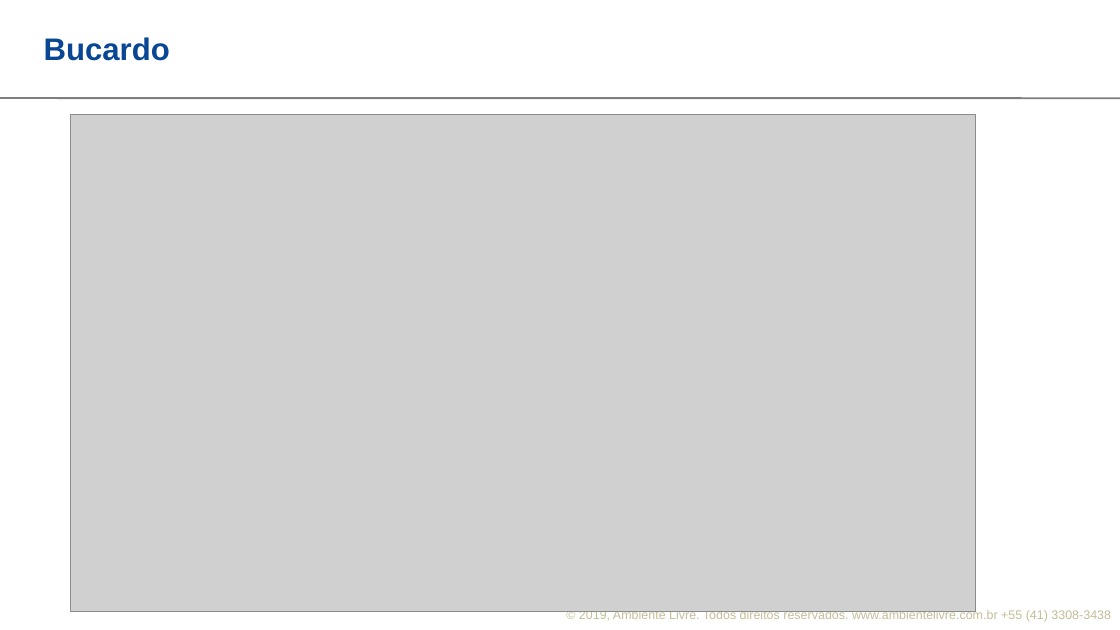
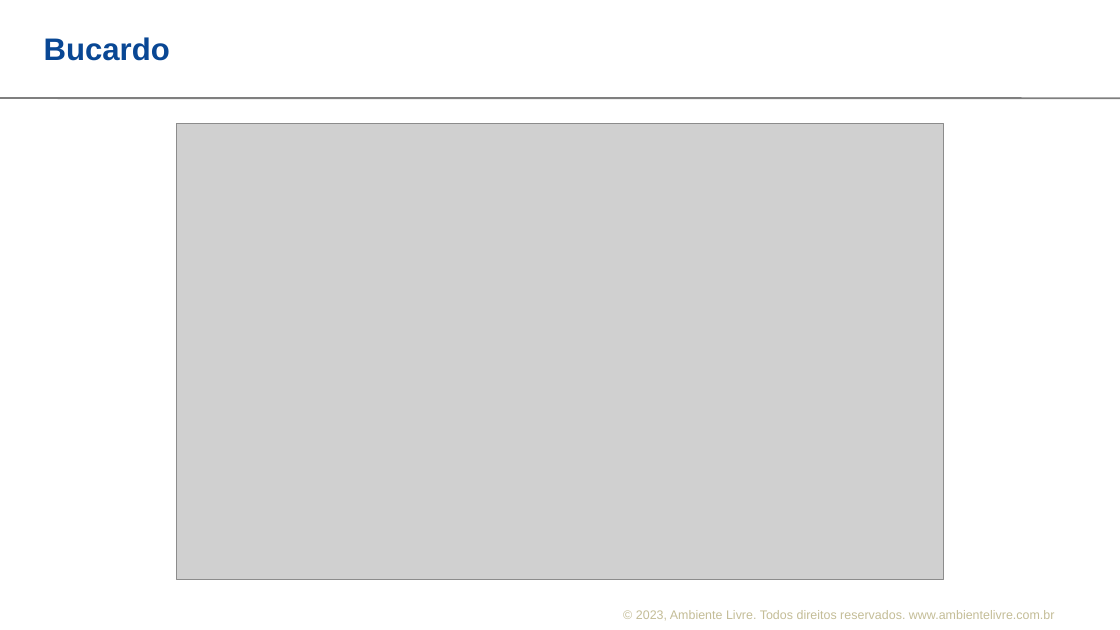
Before and after one commit to ambientelivre/labs, a slide deck: slide 6 of talks/confloss/confloss_2023/Implementando_Cluster_Master-Master_no_PostgreSQL_com_Bucardo.odp. Drawn at 1120x630 pixels with LibreOffice and Linux fonts; fonts in the diff are those of the drawing; grey boxes stand for pictures; background and template pictures are left out. Boxes give left, top, right and bottom in pixels: in the first picture for what was removed or moved away, otherwise in the second. Text is boxed around its words. In the diff, an @@ line names an element or a change of style, - is before the commit and + after.

```diff
--- a/talks/confloss/confloss_2023/Implementando_Cluster_Master-Master_no_PostgreSQL_com_Bucardo.odp
+++ b/talks/confloss/confloss_2023/Implementando_Cluster_Master-Master_no_PostgreSQL_com_Bucardo.odp
@@ picture resized from (x1=71, y1=114, x2=976, y2=612) to (x1=176, y1=123, x2=943, y2=579) @@
@@ text at (x1=636, y1=610, x2=1055, y2=620): text changed @@
-© 2019, Ambiente Livre. Todos direitos reservados. www.ambientelivre.com.br +55 (41) 3308-3438
+© 2023, Ambiente Livre. Todos direitos reservados. www.ambientelivre.com.br
```
Also in this commit, not shown: 13 other slides changed, 1 slide added, 1 other file.
